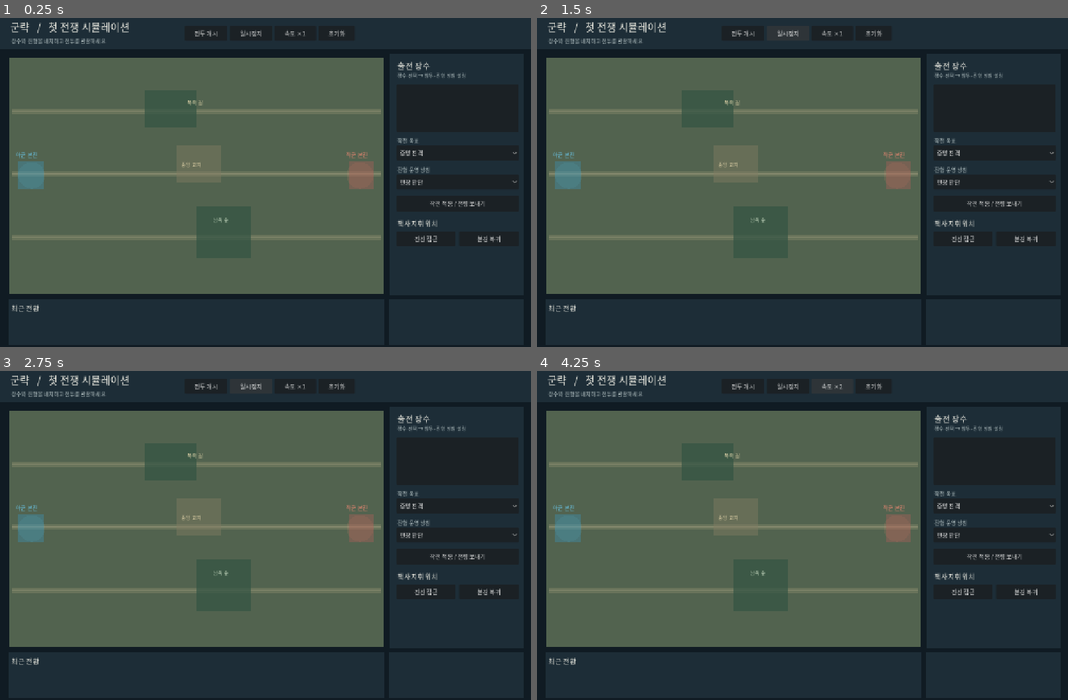
Above: before the commit, frames 1-4 (two rows, left to right).
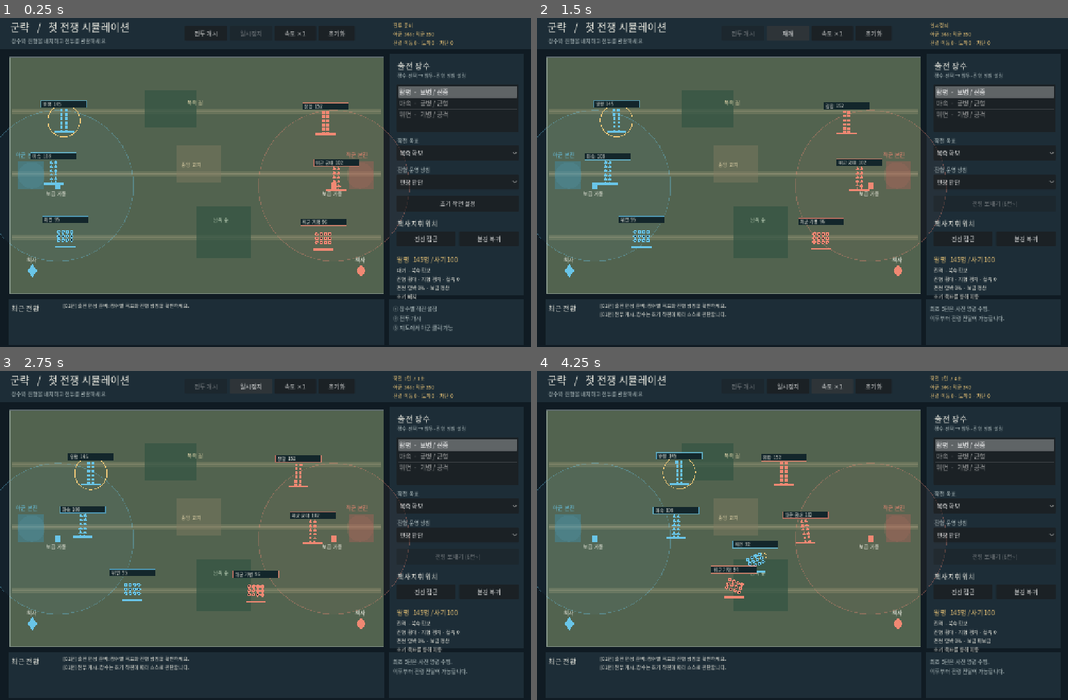
Above: after the commit, the same moments.

Repository: slows28/gunryak
Game: Godot game, scene res://main.tscn
Two runs of this game, one before a commit and one after it. Both use one fixed random seed, a clock stepped at 60 frames per second and the inputs below.
Inputs:
- Up to frame 1 (0.25 s): no input
- Up to frame 2 (1.5 s): click "전투 개시" at 0.5 s; click "일시정지" at 1.25 s
- Up to frame 3 (2.75 s): click "일시정지" (after the commit: "재개") at 2 s
- Up to frame 4 (4.25 s): click "속도 ×1" at 2.75 s; click "속도 ×1" (after the commit: "속도 ×2") at 3.5 s

The runs differ from the first frame. In frame 1, 4.9% of the frame differs, in the area x 0-98%, y 1-96%; in frame 2, 5.2%; in frame 3, 5.1%; in frame 4, 5.2%, in the area x 0-98%, y 1-93%.
Error before the commit: Parse Error: Function "_update_outposts()" not found in base self. (res://scripts/war_sim.gd:180)

Commit message:
feat(m3): contested outposts, formation-combat exposure and commander casualty audit

Diff:
--- a/scripts/war_sim.gd
+++ b/scripts/war_sim.gd
@@ -771,6 +771,11 @@
             exposure *= 0.80
         elif str(enemy["formation"]) == "종대" and (flank or rear):
             exposure *= 1.30
+        if str(enemy["next_formation"]) != "":
+            # An incomplete formation exposes gaps until the real transition ends.
+            exposure *= 1.24
+        if str(unit["next_formation"]) != "":
+            attack *= 0.78
         if unit_type == "기병" and float(unit["charge"]) > 14.0 and distance < 70.0:
             # Formed squares physically resist mounted shock on contact.
             attack *= 0.68 if str(enemy["formation"]) == "방진" else 1.45
@@ -778,18 +783,90 @@
 
         var supply_factor: float = 0.76 if float(unit["out_supply"]) >= TURN_SECONDS * 3.0 else 1.0
         var damage: float = attack * (float(unit["troops"]) / maxf(1.0, float(unit["initial_troops"]))) * (float(unit["morale"]) / 100.0) * exposure * supply_factor * dt
-        damage_entries.append({"target":int(enemy["id"]), "damage":maxf(0.0, damage), "flank":flank or rear})
+        damage_entries.append({"target":int(enemy["id"]), "source":int(unit["id"]), "damage":maxf(0.0, damage), "flank":flank or rear})
     for entry in damage_entries:
         var defender: Dictionary = find_unit(int(entry["target"]))
         if defender.is_empty() or float(defender["troops"]) <= 0.0:
             continue
-        defender["troops"] = maxf(0.0, float(defender["troops"]) - float(entry["damage"]))
+        var actual_damage: float = minf(float(defender["troops"]), float(entry["damage"]))
+        defender["troops"] = maxf(0.0, float(defender["troops"]) - actual_damage)
+        defender["casualties_taken"] = float(defender["casualties_taken"]) + actual_damage
+        var source: Dictionary = find_unit(int(entry["source"]))
+        if not source.is_empty():
+            source["damage_dealt"] = float(source["damage_dealt"]) + actual_damage
         var morale_loss: float = 0.11 if bool(entry["flank"]) else 0.07
-        defender["morale"] = maxf(0.0, float(defender["morale"]) - float(entry["damage"]) * morale_loss)
+        defender["morale"] = maxf(0.0, float(defender["morale"]) - actual_damage * morale_loss)
         if float(defender["troops"]) <= 0.0:
             _log("%s 전멸" % str(defender["name"]))
 
+
+# Neutral strategic positions are optional field objectives. An uncontested unit
+# must actually stand within range long enough to establish control; a contested
+# point neither changes hands nor accumulates victory hold time.
+func _update_outposts(dt: float) -> void:
+    for site in outposts:
+        var blue: bool = false
+        var red: bool = false
+        for unit in units:
+            if float(unit["troops"]) <= 0.0:
+                continue
+            if (unit["pos"] as Vector2).distance_to(site["pos"]) <= OUTPOST_RADIUS:
+                if int(unit["side"]) == 0:
+                    blue = true
+                else:
+                    red = true
+        if blue == red:
+            site["hold"] = 0.0
+            site["challenger"] = -1
+            site["progress"] = 0.0
+            continue
+        var faction: int = 0 if blue else 1
+        if int(site["owner"]) == faction:
+            site["hold"] = float(site["hold"]) + dt
+            site["progress"] = 0.0
+            continue
+        site["hold"] = 0.0
+        if int(site["challenger"]) != faction:
+            site["challenger"] = faction
+            site["progress"] = 0.0
+        site["progress"] = float(site["progress"]) + dt
+        if float(site["progress"]) >= OUTPOST_CAPTURE_SECONDS:
+            site["owner"] = faction
+            site["hold"] = 0.0
+            site["challenger"] = -1
+            site["progress"] = 0.0
+            _log("%s: %s 점령" % [str(site["name"]), "아군" if faction == 0 else "적군"])
+
+func _objective_winner() -> int:
+    if outposts.size() < 2 or turn < 3:
+        return -1
+    var owner: int = int(outposts[0]["owner"])
+    if owner < 0:
+        return -1
+    for site in outposts:
+        if int(site["owner"]) != owner or float(site["hold"]) < OUTPOST_HOLD_SECONDS:
+            return -1
+    return owner
+
+# Game-play-facing audit: three independent generals' actual decisions, reforms
+# and losses, with no fabricated kill counts or hidden information.
+func battle_report() -> Array[String]:
+    var rows: Array[String] = []
+    rows.append("전투 결산 · %s" % (result if finished else "진행 중"))
+    for unit in units:
+        if int(unit["side"]) != 0 or int(unit["id"]) >= 3:
+            continue
+        rows.append("%s | 판단 %d · 진형전환 %d · 피해 %d · 손실 %d" %
+            [str(unit["name"]), int(unit["decisions"]), int(unit["reforms_completed"]),
+            int(round(float(unit["damage_dealt"]))), int(round(float(unit["casualties_taken"])))])
+    return rows
+
 func _check_victory() -> void:
+    var winner: int = _objective_winner()
+    if winner >= 0:
+        _finish("양측 요충지 확보 — 아군 승리" if winner == 0 else "적 요충지 장악 — 패배")
+        return
+
     for unit in units:
         if float(unit["troops"]) <= 0.0:
             continue
@@ -839,6 +916,10 @@
         problems.append("unit pool exceeds bounded demo limit")
     if intercepted_orders < 0 or delivered_orders < 0:
         problems.append("invalid courier counters")
+    for site in outposts:
+        var owner: int = int(site["owner"])
+        if owner < -1 or owner > 1 or float(site["hold"]) < 0.0 or float(site["progress"]) < 0.0:
+            problems.append("invalid outpost control: %s" % str(site["name"]))
     for unit in units:
         var p: Vector2 = unit["pos"]
         if is_nan(p.x) or is_nan(p.y) or is_inf(p.x) or is_inf(p.y):
